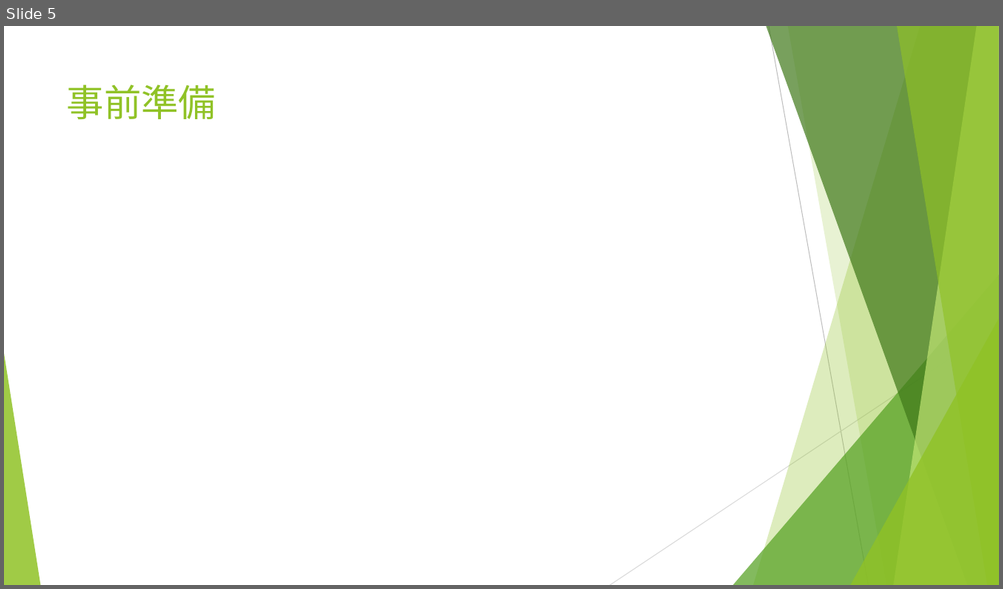
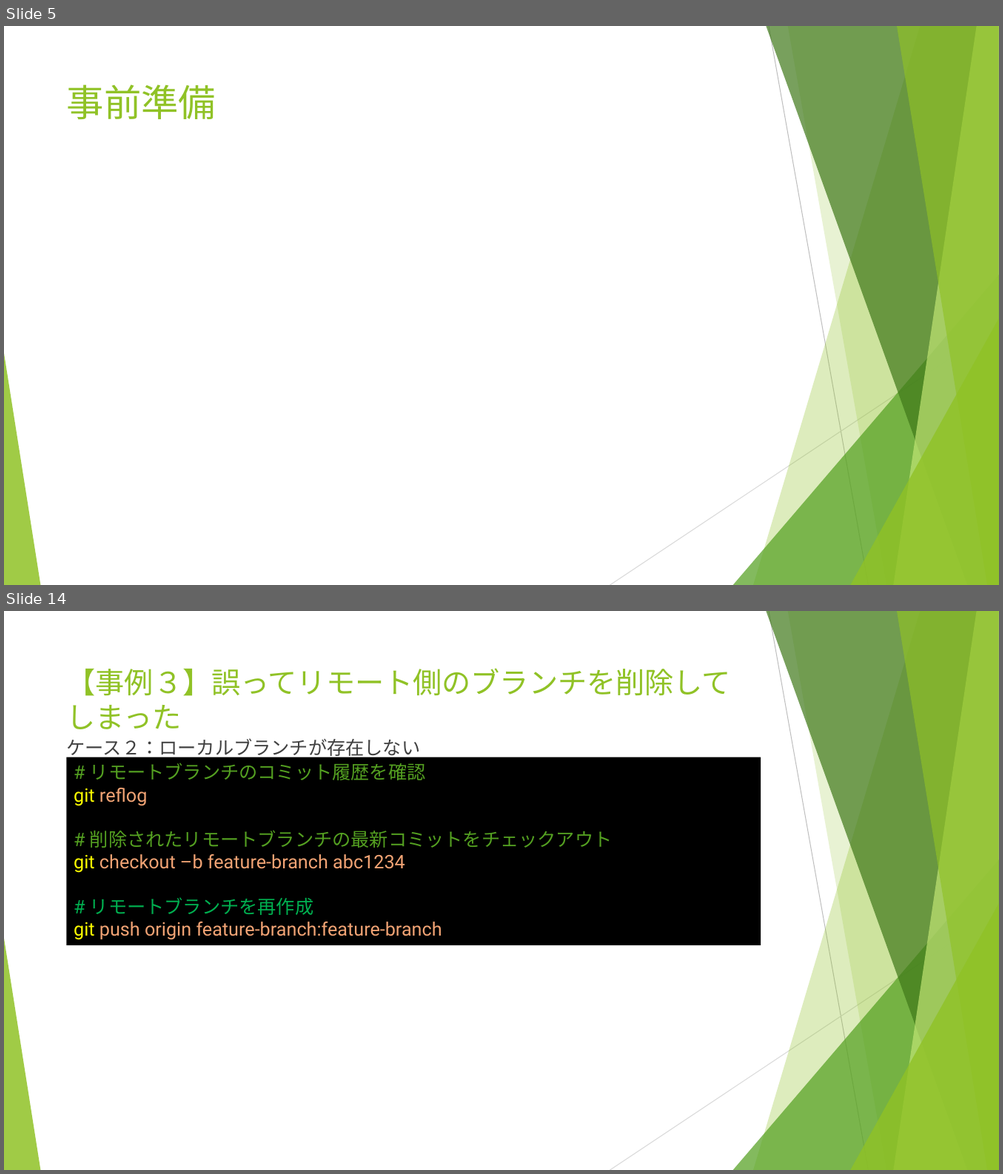
Before and after one commit to yusuke8655/git-trouble-shooting, a slide deck: Gitトラブルシューティング.pptx. Shown one above the other, each under a label of ours: slide 5 before the commit, slides 5 and 14 after it; the slides between them are not shown. The pictures are 1003x589 and 1003x1174 pixels, drawn with LibreOffice and Linux fonts; fonts in the diff are those of the drawing. Boxes give left, top, right and bottom in pixels: in the first picture for what was removed or moved away, otherwise in the second. Text is boxed around its words. In the diff, an @@ line names an element or a change of style, - is before the commit and + after.

Commit message:
事例４まで作成

```diff
--- a/Gitトラブルシューティング.pptx
+++ b/Gitトラブルシューティング.pptx
@@ slide 14 added at <box>4,611,999,1170</box>, background #FFFFFF; not listed: 10 template elements that a slide beside it also shows @@
@@ title added at <box>67,668,731,729</box>, 28 pt, text #90C226 @@
+【事例３】誤ってリモート側のブランチを削除してしまった
@@ text added at <box>67,738,421,759</box>, 18 pt, text #404040 @@
+ケース２：ローカルブランチが存在しない
@@ rectangle added at <box>67,758,761,945</box>, fill #000000, 18 pt, text #F1A374 @@
+# リモートブランチのコミット履歴を確認
+git reflog
+# 削除されたリモートブランチの最新コミットをチェックアウト
+git checkout –b feature-branch abc1234
+# リモートブランチを再作成
+git push origin feature-branch:feature-branch
```
Also in this commit, not shown: 7 slides changed, 5 other slides added.
